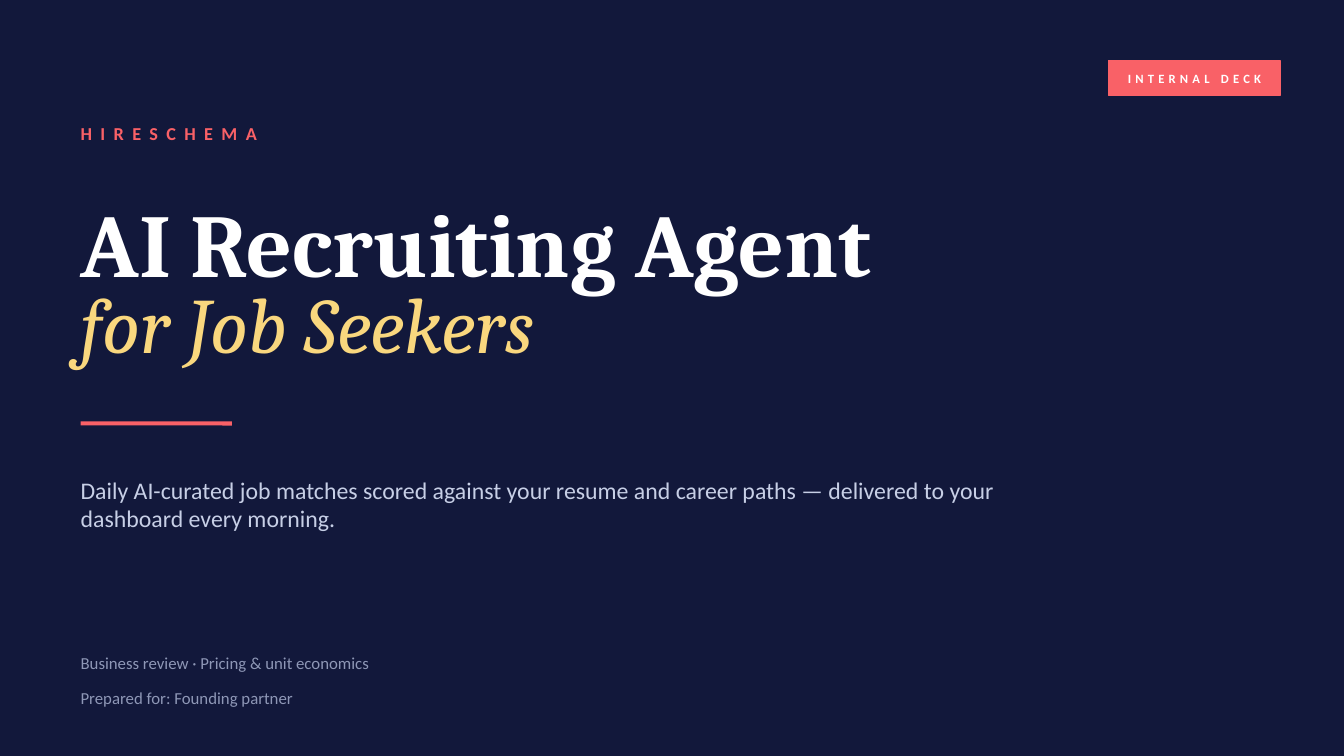
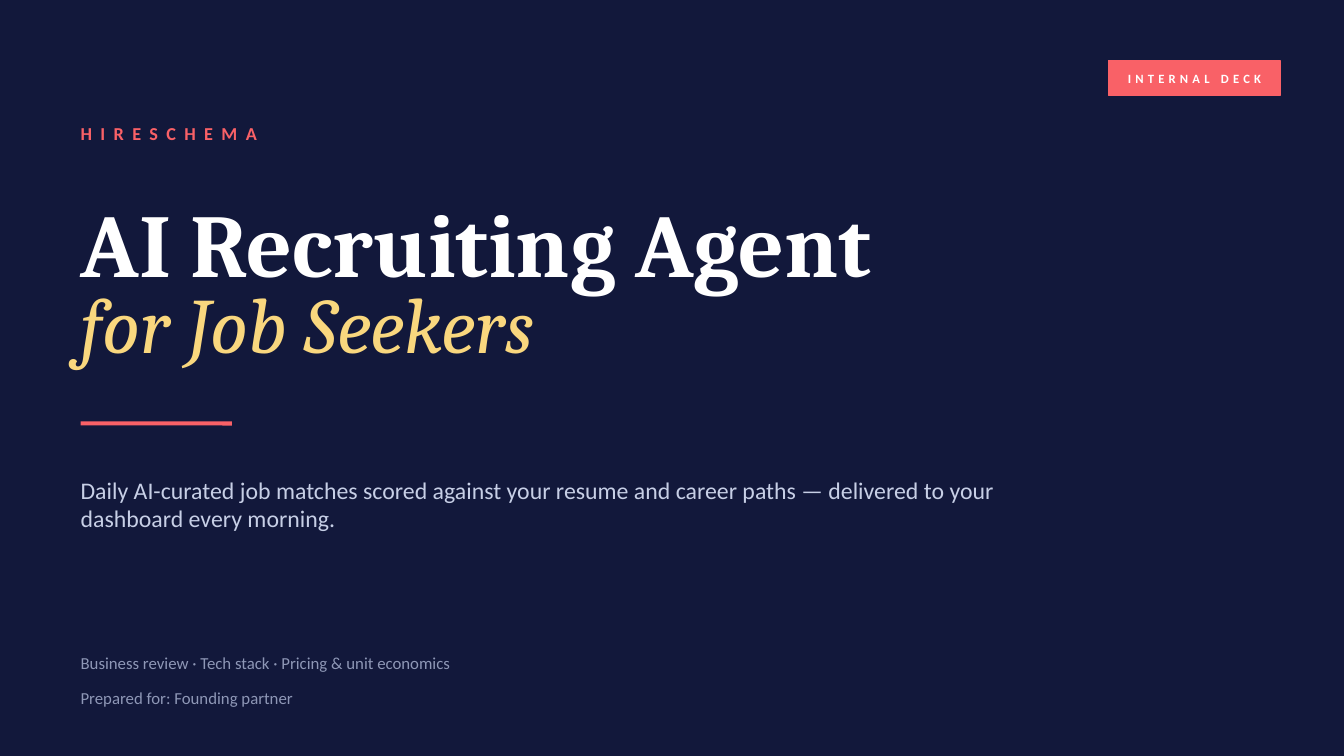
Before and after one commit to rupeshkumar-create/Hireloop, a slide deck: slide 1 of Hireschema-Business-Presentation.pptx. Drawn at 1344x756 pixels with LibreOffice and Linux fonts; fonts in the diff are those of the drawing. Boxes give left, top, right and bottom in pixels: in the first picture for what was removed or moved away, otherwise in the second. Text is boxed around its words. In the diff, an @@ line names an element or a change of style, - is before the commit and + after.

Commit message:
feat(admin): implement ghost discover mode and update business presentation assets

```diff
--- a/Hireschema-Business-Presentation.pptx
+++ b/Hireschema-Business-Presentation.pptx
@@ text at <box>81,657,450,672</box>: text changed @@
-Business review · Pricing & unit economics
+Business review · Tech stack · Pricing & unit economics
```
Also in this commit, not shown: 16 other slides changed, 7 slides added, 2 slides removed, 9 other files.
